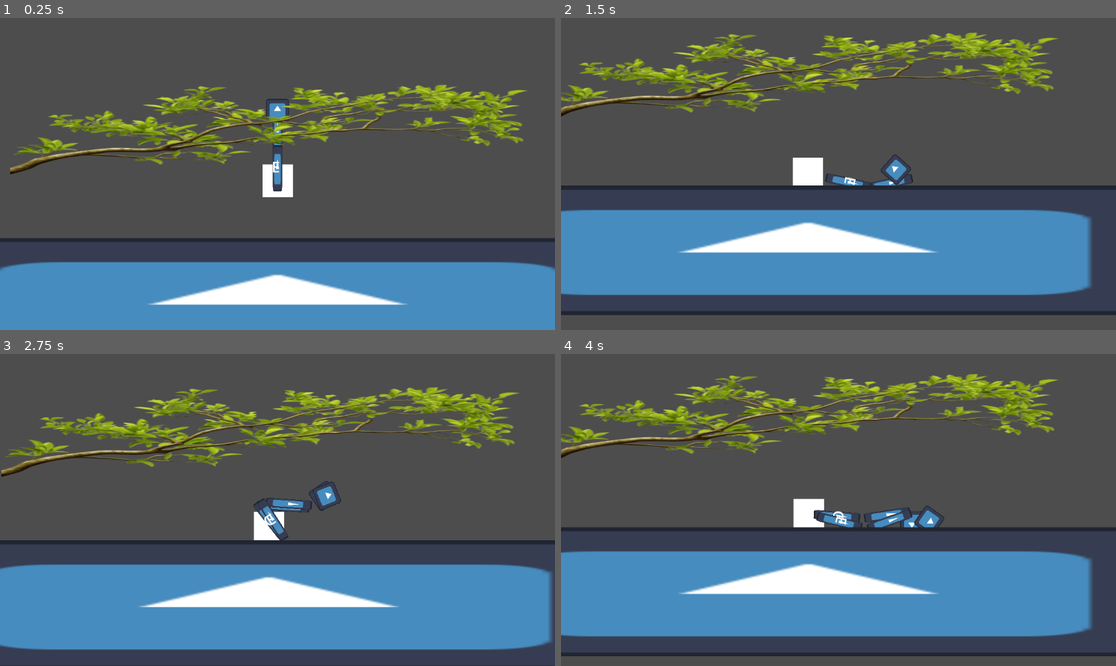
Above: before the commit, frames 1-4 (two rows, left to right).
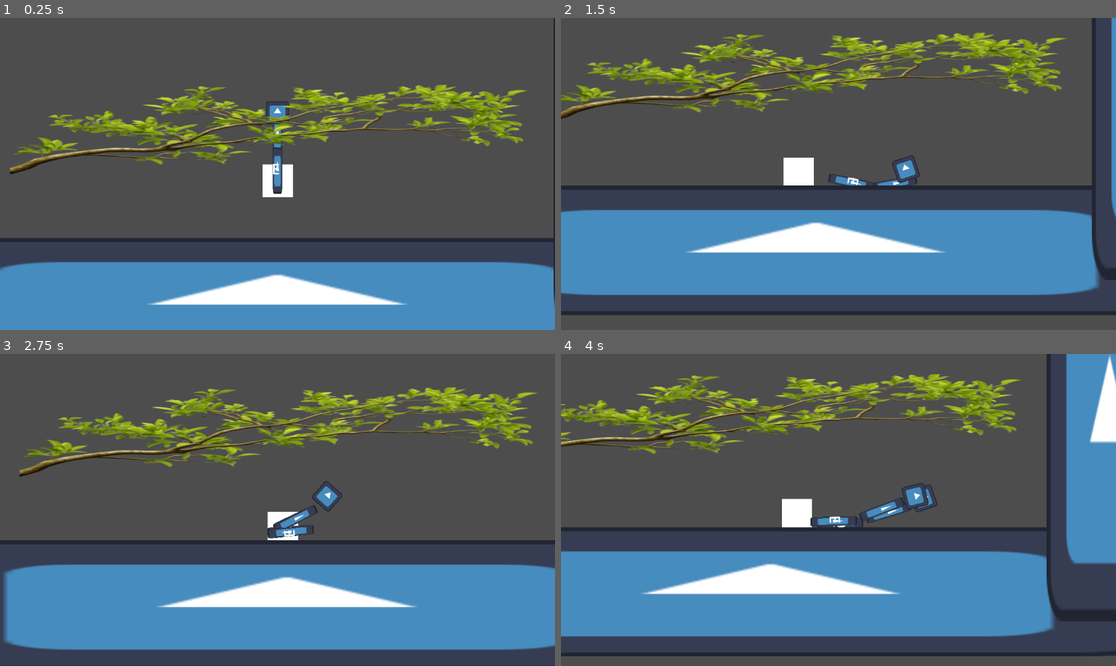
Above: after the commit, the same moments.

Repository: xjalder/banana-bar-bistro
Game: Godot game, scene res://map/test_map.tscn
Same seed, same stepped clock (60 frames per second), same inputs: the game is played once before the commit and once after it. The engine's default icon, where the game draws it, is replaced by a stand-in: a white triangle on a blue panel in a dark square.
Inputs (mouse positions are in pixels of both pictures, inside the frame that each line leads up to):
- Up to frame 1 (0.25 s): no input
- Up to frame 2 (1.5 s): move the mouse to (960, 158) at 0.52 s; hold D (walk_right, bound only after the commit) 0.53-1.28 s; move the mouse to (727, 189) at 1.27 s; hold A (walk_left, bound only after the commit) from 1.28 s (still down)
- Up to frame 3 (2.75 s): move the mouse to (333, 441) at 2.02 s; release A (walk_left, bound only after the commit) at 2.03 s; hold D (walk_right, bound only after the commit) from 2.03 s (still down)
- Up to frame 4 (4 s): move the mouse to (810, 572) at 2.77 s; move the mouse to (1005, 556) at 3.52 s; release D (walk_right, bound only after the commit) at 3.53 s; hold A (walk_left, bound only after the commit) from 3.53 s (still down)

The runs differ from the first frame. In frame 1, 0.4% of the frame differs, in the area x 47-100%, y 0-93%; in frame 2, 11%; in frame 3, 13%; in frame 4, 22%, in the area x 0-100%, y 0-97%.

Commit message:
Implemented side to side movement whilst grounded

Diff:
--- a/map/test_map.tscn
+++ b/map/test_map.tscn
@@ -12,6 +12,7 @@
 [node name="TestMap" type="Node2D" unique_id=1327460236]
 
 [node name="Player" parent="." unique_id=1042275332 instance=ExtResource("1_qyrbn")]
+walkspeed = 40.0
 
 [node name="StaticBody2D" type="StaticBody2D" parent="." unique_id=1716734742]
 position = Vector2(0, 366)
@@ -22,6 +23,18 @@
 texture = ExtResource("2_67hre")
 
 [node name="CollisionShape2D" type="CollisionShape2D" parent="StaticBody2D" unique_id=1144853885]
+scale = Vector2(5.640002, 5.880001)
+shape = SubResource("RectangleShape2D_1cmj6")
+
+[node name="StaticBody2D2" type="StaticBody2D" parent="." unique_id=1694467934]
+position = Vector2(938, -65)
+scale = Vector2(2.7200031, 8)
+collision_mask = 0
+
+[node name="Sprite2D" type="Sprite2D" parent="StaticBody2D2" unique_id=1522975652]
+texture = ExtResource("2_67hre")
+
+[node name="CollisionShape2D" type="CollisionShape2D" parent="StaticBody2D2" unique_id=1716309341]
 scale = Vector2(5.640002, 5.880001)
 shape = SubResource("RectangleShape2D_1cmj6")
 
--- a/player/body.gd
+++ b/player/body.gd
@@ -3,25 +3,10 @@
 @export var left_arm : Arm
 @export var right_arm : Arm
 
-var num_arms_grappled : int = 0
-
 # Called when the node enters the scene tree for the first time.
 func _ready() -> void:
-	SignalBus.grapple.connect(on_grapple)
-	SignalBus.ungrapple.connect(on_ungrapple)
-
 	make_joint(left_arm)
 	make_joint(right_arm)
-
-func on_grapple() -> void:
-	num_arms_grappled = min(2, num_arms_grappled + 1)
-	if num_arms_grappled >= 1:
-		mass = 2.5
-
-func on_ungrapple() -> void:
-	num_arms_grappled = max(0, num_arms_grappled - 1)
-	if num_arms_grappled == 0:
-		mass = 500
 
 func make_joint(arm : Arm):
 	var joint := PinJoint2D.new()
--- a/player/hand.gd
+++ b/player/hand.gd
@@ -4,7 +4,7 @@
 var arm_action : String
 
 # Called every frame. 'delta' is the elapsed time since the previous frame.
-func _process(_delta: float) -> void:
+func _physics_process(delta: float) -> void:
 	if !grabbing:
 		var local_pos := (get_global_mouse_position() - global_position).normalized()
 		apply_central_impulse(local_pos * 100)
--- /dev/null
+++ b/player/player.gd
@@ -0,0 +1,53 @@
+extends Node2D
+
+@export var walkspeed : float
+
+@onready var body : PlayerBody = $Body
+
+var grappled : bool = false
+var num_arms_grappled : int = 0
+
+var walk_left_held : bool
+var walk_right_held : bool
+
+# Called when the node enters the scene tree for the first time.
+func _ready() -> void:
+	SignalBus.grapple.connect(on_grapple)
+	SignalBus.ungrapple.connect(on_ungrapple)
+
+func _physics_process(delta: float) -> void:
+	if grappled or (walk_left_held and walk_right_held):
+		return
+
+	if walk_left_held:
+		body.global_position = lerp(body.global_position, body.global_position + Vector2(-walkspeed, 0), 0.1)
+	elif walk_right_held:
+		body.global_position = lerp(body.global_position, body.global_position + Vector2(walkspeed, 0), 0.1)
+
+func on_grapple() -> void:
+	num_arms_grappled = min(2, num_arms_grappled + 1)
+	if num_arms_grappled >= 1:
+		grappled = true
+		body.mass = 2.5
+		walk_left_held = false
+		walk_right_held = false
+
+func on_ungrapple() -> void:
+	num_arms_grappled = max(0, num_arms_grappled - 1)
+	if num_arms_grappled == 0:
+		grappled = false
+		body.mass = 500
+#
+func _input(event: InputEvent) -> void:
+	if grappled or body.get_contact_count() < 1:
+		return
+
+	if event.is_action_pressed("walk_left"):
+		walk_left_held = true
+	elif event.is_action_pressed("walk_right"):
+		walk_right_held = true
+
+	if event.is_action_released("walk_left"):
+		walk_left_held = false
+	elif event.is_action_released("walk_right"):
+		walk_right_held = false
--- a/player/player.tscn
+++ b/player/player.tscn
@@ -1,6 +1,7 @@
 [gd_scene format=3 uid="uid://c2bu7gqw8rbso"]
 
 [ext_resource type="Script" uid="uid://dubpjnqv8tn24" path="res://player/body.gd" id="1_i3pqv"]
+[ext_resource type="Script" uid="uid://2sop8jeytx05" path="res://player/player.gd" id="1_yw30f"]
 [ext_resource type="Script" uid="uid://cf64h7p18bjq" path="res://player/camera.gd" id="2_g1dw6"]
 [ext_resource type="PackedScene" uid="uid://nvmw36h1tqir" path="res://player/arm.tscn" id="2_yw30f"]
 
@@ -14,10 +15,14 @@
 size = Vector2(83, 91)
 
 [node name="Player" type="Node2D" unique_id=1042275332]
+script = ExtResource("1_yw30f")
+walkspeed = 30.0
 
 [node name="Body" type="RigidBody2D" parent="." unique_id=875229320 node_paths=PackedStringArray("left_arm", "right_arm")]
 collision_layer = 2
 mass = 500.0
+contact_monitor = true
+max_contacts_reported = 1
 script = ExtResource("1_i3pqv")
 left_arm = NodePath("../LeftArm")
 right_arm = NodePath("../RightArm")
--- a/project.godot
+++ b/project.godot
@@ -32,6 +32,21 @@
 "events": [Object(InputEventKey,"resource_local_to_scene":false,"resource_name":"","device":-1,"window_id":0,"alt_press …(192 unchanged characters)…
 ]
 }
+walk_left={
+"deadzone": 0.2,
+"events": [Object(InputEventKey,"resource_local_to_scene":false,"resource_name":"","device":-1,"window_id":0,"alt_pressed":false,"shift_pressed":false,"ctrl_pressed":false,"meta_pressed":false,"pressed":false,"keycode":0,"physical_keycode":65,"key_label":0,"unicode":97,"location":0,"echo":false,"script":null)
+]
+}
+walk_right={
+"deadzone": 0.2,
+"events": [Object(InputEventKey,"resource_local_to_scene":false,"resource_name":"","device":-1,"window_id":0,"alt_pressed":false,"shift_pressed":false,"ctrl_pressed":false,"meta_pressed":false,"pressed":false,"keycode":0,"physical_keycode":68,"key_label":0,"unicode":100,"location":0,"echo":false,"script":null)
+]
+}
+crouch={
+"deadzone": 0.2,
+"events": [Object(InputEventKey,"resource_local_to_scene":false,"resource_name":"","device":-1,"window_id":0,"alt_pressed":false,"shift_pressed":false,"ctrl_pressed":false,"meta_pressed":false,"pressed":false,"keycode":0,"physical_keycode":83,"key_label":0,"unicode":115,"location":0,"echo":false,"script":null)
+]
+}
 
 [layer_names]
 
Not shown, added: player/player.gd.uid
